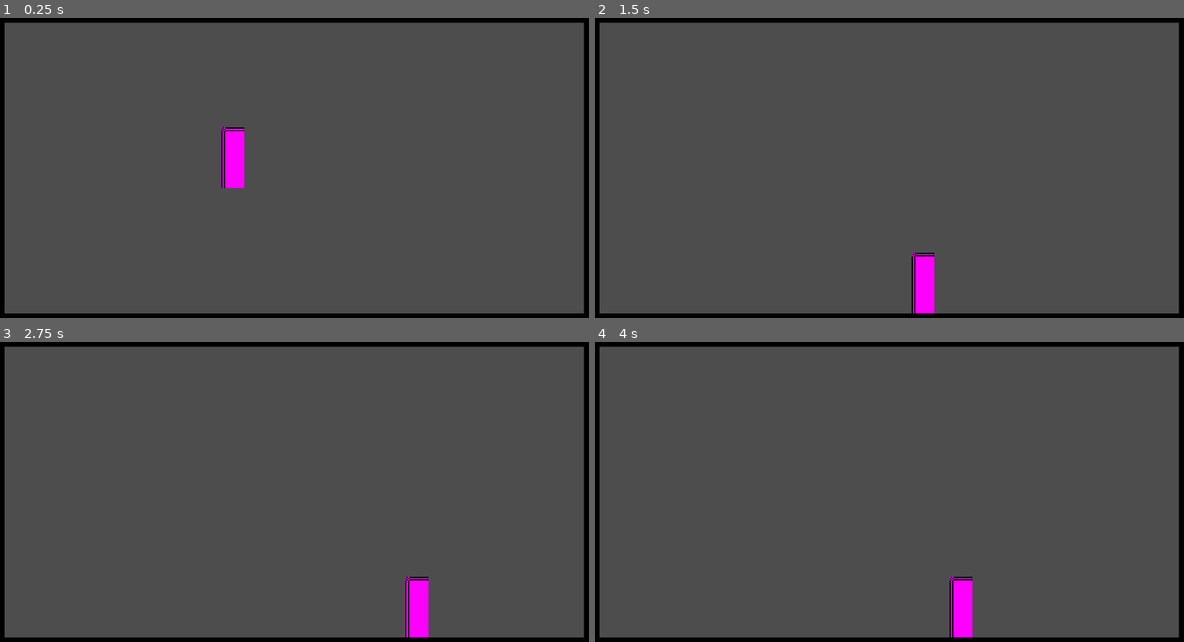
Above: before the commit, frames 1-4 (two rows, left to right).
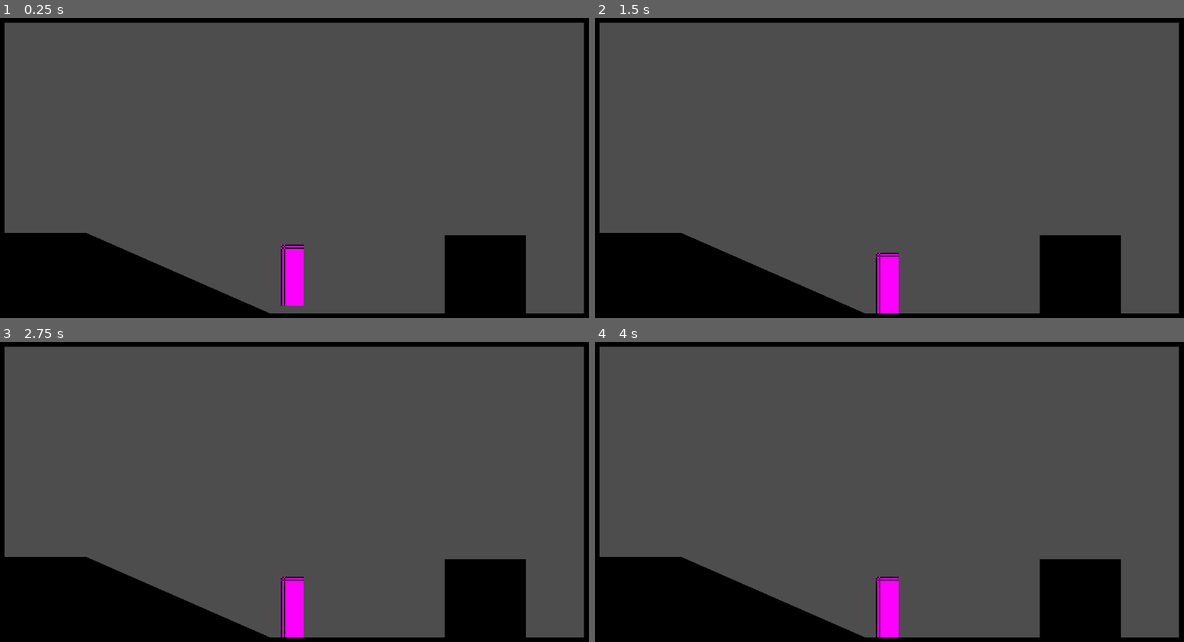
Above: after the commit, the same moments.

Repository: joshualeecoss/goodboy
Game: Godot game, scene res://playground.tscn
The game is run twice, just before and just after one commit, with the same random seed, the same clock (stepped at 60 frames per second) and the same inputs.
Inputs:
- Up to frame 1 (0.25 s): no input
- Up to frame 2 (1.5 s): hold Right (right) 0.53-1.28 s; hold Down (down) from 1.28 s (still down)
- Up to frame 3 (2.75 s): tap Enter at 2 s; release Down (down) at 2.03 s; hold Right (right) from 2.03 s (still down)
- Up to frame 4 (4 s): release Right (right) at 2.78 s; hold Up (up) 2.78-3.53 s; tap Space at 3.5 s; hold Left (left) from 3.53 s (still down)

The runs differ from the first frame. In frame 1, 13% of the frame differs, in the area x 0-90%, y 36-99%; in frame 2, 13%; in frame 3, 13%; in frame 4, 13%.

Commit message:
State Machine Setup
Including scripts for Idle and Run states

Diff:
--- a/player/player.tscn
+++ b/player/player.tscn
@@ -1,6 +1,8 @@
 [gd_scene format=3 uid="uid://cwhrtgmpe8dk7"]
 
 [ext_resource type="Script" uid="uid://dtdb8vlifeh06" path="res://player/scripts/player.gd" id="1_oul6g"]
+[ext_resource type="Script" uid="uid://wio4m1e51e58" path="res://player/states/idle.gd" id="2_g1dw6"]
+[ext_resource type="Script" uid="uid://dah5rjfnw2jrw" path="res://player/states/run.gd" id="3_yw30f"]
 
 [sub_resource type="PlaceholderTexture2D" id="PlaceholderTexture2D_kqu6x"]
 size = Vector2(18, 48)
@@ -19,3 +21,11 @@
 position = Vector2(0, -23)
 shape = SubResource("RectangleShape2D_oul6g")
 debug_color = Color(0, 0.6, 0.69803923, 0.2901961)
+
+[node name="States" type="Node" parent="." unique_id=1925338137]
+
+[node name="Idle" type="Node" parent="States" unique_id=1135045167]
+script = ExtResource("2_g1dw6")
+
+[node name="Run" type="Node" parent="States" unique_id=235972184]
+script = ExtResource("3_yw30f")
--- a/player/scripts/player.gd
+++ b/player/scripts/player.gd
@@ -1,19 +1,84 @@
 class_name Player extends CharacterBody2D
 
 
+#region /// State Machine Variables
+var states: Array[PlayerState]
+var current_state: PlayerState:
+	get: return states.front()
+var previous_state: PlayerState:
+	get: return states[1]
+#endregion
+
+#region /// Standard Variables
+var direction: Vector2 = Vector2.ZERO
+var gravity: float = 980.0
+#endregion
+
+
+
+func _ready() -> void:
+	initialize_states()
+	pass
+
+
+func _unhandled_input(event: InputEvent) -> void:
+	change_state(current_state.handle_inputs(event))
+	pass
 
 
 func _process(_delta: float) -> void:
+	update_direction()
+	change_state(current_state.process(_delta))
+	pass
+
+
+func _physics_process(_delta: float) -> void:
+	velocity.y += gravity * _delta
+	move_and_slide()
+	change_state(current_state.physics_process(_delta))
+	pass
+
+
+
+func initialize_states() -> void:
+	states = []
+
+	for c in $States.get_children():
+		if c is PlayerState:
+			states.append(c)
+			c.player = self #assign the player node to each state
+		pass
+
+	if states.size() == 0:
+		return
+
+	for state in states:
+		state.init()
+
+	change_state(current_state)
+	current_state.enter()
 
 	pass
 
 
-func _physics_process(_delta: float) -> void:
-	velocity.x = 0
-	if Input.is_action_pressed("left"):
-		velocity.x = -100
-	elif Input.is_action_pressed("right"):
-		velocity.x = 100
-	velocity.y = velocity.y + 980 * _delta
-	move_and_slide()
+
+func change_state(new_state: PlayerState) -> void:
+	if new_state == null:
+		return
+	elif new_state == current_state:
+		return
+
+	if current_state:
+		current_state.exit()
+
+	states.push_front(new_state)
+	current_state.enter()
+
+	states.resize(3)
 	pass
+
+
+func update_direction() -> void:
+	#var prev_direction: Vector2 = direction
+	direction = Input.get_vector("left", "right", "up", "down")
+	pass
--- /dev/null
+++ b/player/states/00_player_state.gd
@@ -0,0 +1,37 @@
+@icon("res://player/states/state.svg")
+class_name PlayerState extends Node
+
+var player : Player
+var next_state : PlayerState
+
+#region /// state references
+# reference to all other states
+#endregion
+
+
+# What happens when this state is initialized?
+func init() -> void:
+	pass
+
+
+# What happens when we enter this state
+func enter() -> void:
+	pass
+
+
+# What happens when we exit this state
+func exit() -> void:
+	pass
+
+
+# What happens when an input is pressed (or released)
+func handle_inputs(_event: InputEvent) -> PlayerState:
+	return next_state
+
+
+func process(_delta: float) -> PlayerState:
+	return next_state
+
+
+func physics_process(_delta: float) -> PlayerState:
+	return next_state
--- /dev/null
+++ b/player/states/idle.gd
@@ -0,0 +1,29 @@
+class_name PlayerStateIdle extends PlayerState
+
+
+# What happens when this state is initialized?
+func init() -> void:
+	pass
+
+
+# What happens when we enter this state
+func enter() -> void:
+	pass
+
+
+# What happens when we exit this state
+func exit() -> void:
+	pass
+
+
+# What happens when an input is pressed (or released)
+func handle_inputs(_event: InputEvent) -> PlayerState:
+	return next_state
+
+
+func process(_delta: float) -> PlayerState:
+	return next_state
+
+
+func physics_process(_delta: float) -> PlayerState:
+	return next_state
--- /dev/null
+++ b/player/states/run.gd
@@ -0,0 +1,29 @@
+class_name PlayerStateRun extends PlayerState
+
+
+# What happens when this state is initialized?
+func init() -> void:
+	pass
+
+
+# What happens when we enter this state
+func enter() -> void:
+	pass
+
+
+# What happens when we exit this state
+func exit() -> void:
+	pass
+
+
+# What happens when an input is pressed (or released)
+func handle_inputs(_event: InputEvent) -> PlayerState:
+	return next_state
+
+
+func process(_delta: float) -> PlayerState:
+	return next_state
+
+
+func physics_process(_delta: float) -> PlayerState:
+	return next_state
--- /dev/null
+++ b/player/states/state.svg
@@ -0,0 +1,15 @@
+<svg width="16" height="16" viewBox="0 0 16 16" fill="none" xmlns="http://www.w3.org/2000/svg">
+<g clip-path="url(#clip0_3311_68)">
+<circle cx="8" cy="8" r="8" fill="#505050"/>
+<circle cx="8" cy="8" r="5" fill="#FF4A4A"/>
+<path d="M6 1V6H1L6 1Z" fill="#E5E5E5"/>
+<path d="M16 11V16H11L16 11Z" fill="#FF4A4A"/>
+<path d="M5 4L1 0H0V1L4 5L5 4Z" fill="#E5E5E5"/>
+<path d="M11 10L10 11L14 15L15 14L11 10Z" fill="#FF4A4A"/>
+</g>
+<defs>
+<clipPath id="clip0_3311_68">
+<rect width="16" height="16" fill="white"/>
+</clipPath>
+</defs>
+</svg>
--- a/playground.tscn
+++ b/playground.tscn
@@ -23,6 +23,37 @@
 [node name="StaticBody2D" type="StaticBody2D" parent="Sprite2D" unique_id=1271340045]
 
 [node name="CollisionShape2D" type="CollisionShape2D" parent="Sprite2D/StaticBody2D" unique_id=550561066]
+shape = SubResource("RectangleShape2D_wt17y")
+
+[node name="Sprite2D5" type="Sprite2D" parent="." unique_id=1855127342]
+position = Vector2(44, 214)
+scale = Vector2(2, 2)
+texture = SubResource("GradientTexture2D_rupst")
+
+[node name="StaticBody2D" type="StaticBody2D" parent="Sprite2D5" unique_id=208669681]
+
+[node name="CollisionShape2D" type="CollisionShape2D" parent="Sprite2D5/StaticBody2D" unique_id=1131939873]
+shape = SubResource("RectangleShape2D_wt17y")
+
+[node name="Sprite2D7" type="Sprite2D" parent="." unique_id=379172976]
+position = Vector2(391, 216)
+scale = Vector2(2, 2)
+texture = SubResource("GradientTexture2D_rupst")
+
+[node name="StaticBody2D" type="StaticBody2D" parent="Sprite2D7" unique_id=1550694835]
+
+[node name="CollisionShape2D" type="CollisionShape2D" parent="Sprite2D7/StaticBody2D" unique_id=1259091702]
+shape = SubResource("RectangleShape2D_wt17y")
+
+[node name="Sprite2D6" type="Sprite2D" parent="." unique_id=1439162588]
+position = Vector2(136.99998, 244)
+rotation = 0.41431135
+scale = Vector2(5.0516295, 2.0110905)
+texture = SubResource("GradientTexture2D_rupst")
+
+[node name="StaticBody2D" type="StaticBody2D" parent="Sprite2D6" unique_id=2039777600]
+
+[node name="CollisionShape2D" type="CollisionShape2D" parent="Sprite2D6/StaticBody2D" unique_id=931435183]
 shape = SubResource("RectangleShape2D_wt17y")
 
 [node name="Sprite2D4" type="Sprite2D" parent="." unique_id=336915746]
@@ -56,4 +87,4 @@
 shape = SubResource("RectangleShape2D_wt17y")
 
 [node name="Player" parent="." unique_id=1151186963 instance=ExtResource("1_rupst")]
-position = Vector2(192, 114)
+position = Vector2(239, 207)
Not shown, added: player/states/00_player_state.gd.uid
Not shown, added: player/states/idle.gd.uid
Not shown, added: player/states/run.gd.uid
Not shown, added: player/states/state.svg.import
